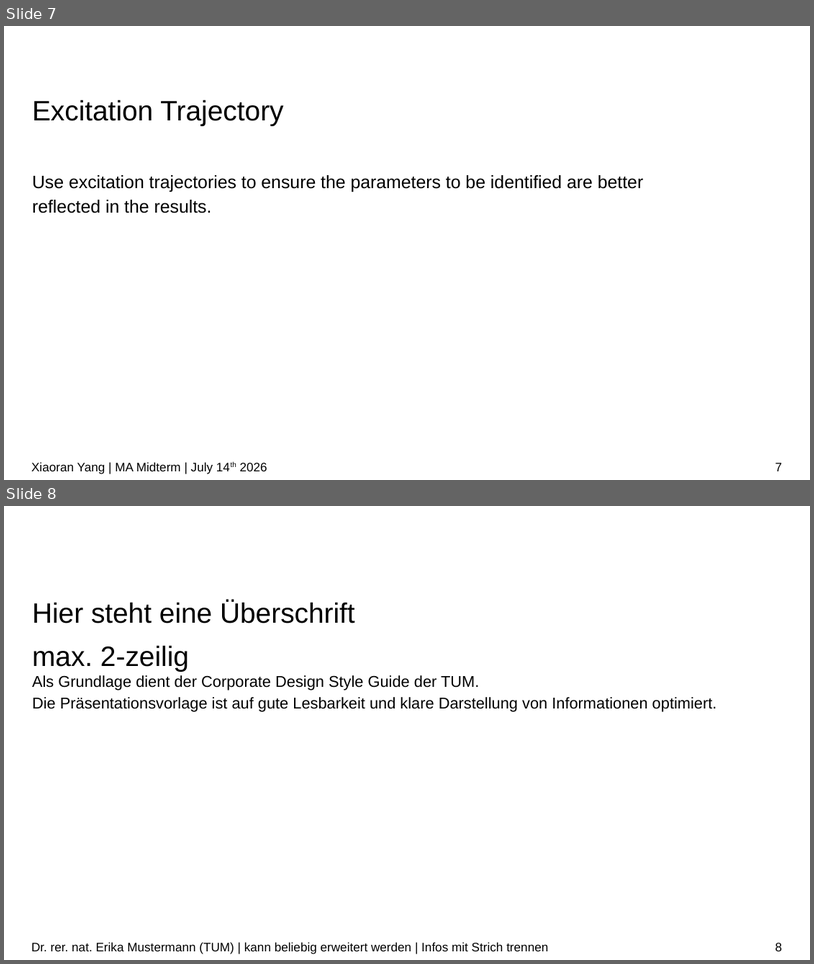
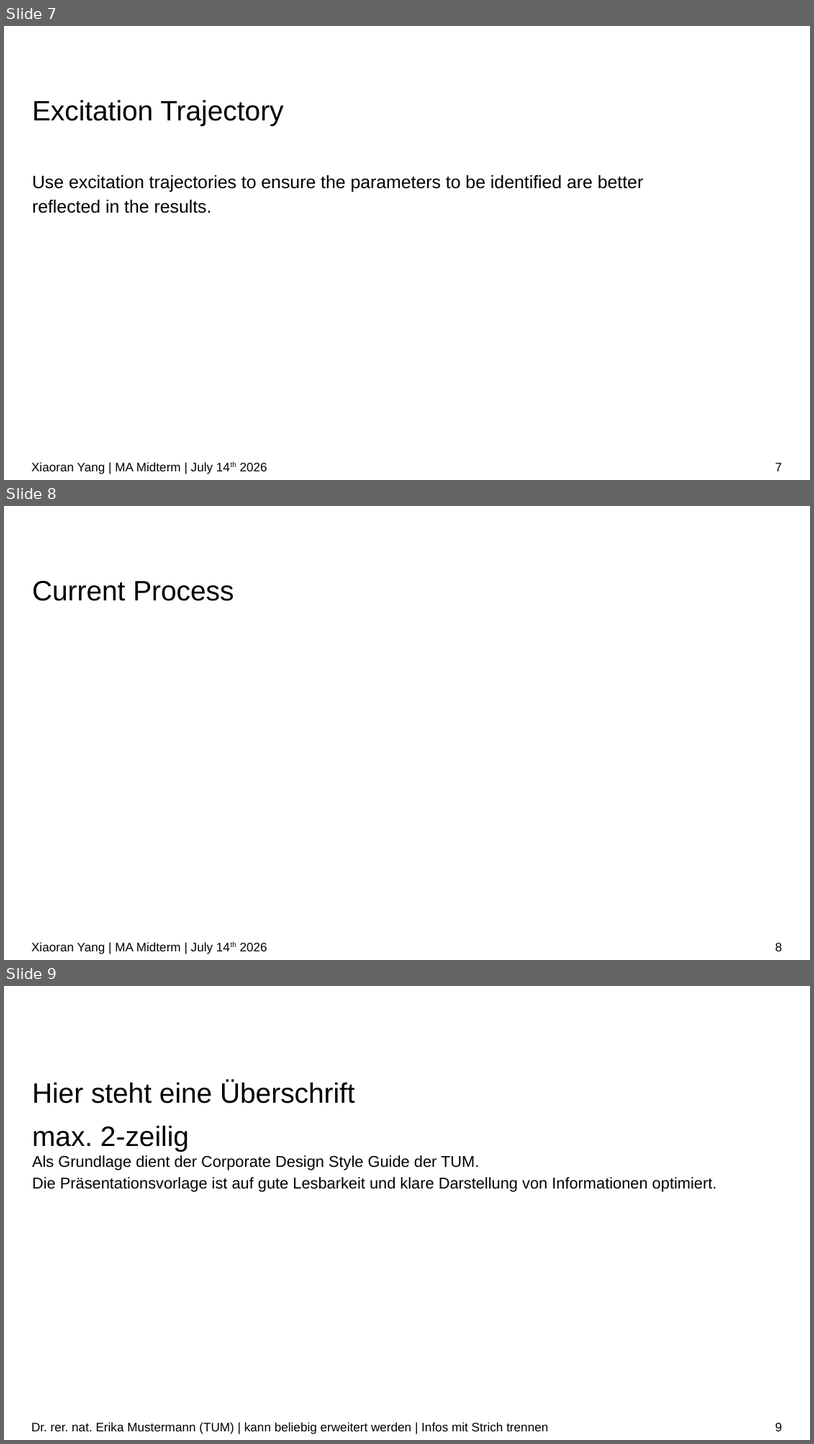
Before and after one commit to IDoccupled/identification, a slide deck: presentation/Midterm.odp. Shown one above the other, each under a label of ours: slides 7 and 8 before the commit, slides 7, 8 and 9 after it. The pictures are 814x964 and 814x1444 pixels, drawn with LibreOffice and Linux fonts; fonts in the diff are those of the drawing; background and template pictures are left out. Boxes give left, top, right and bottom in pixels: in the first picture for what was removed or moved away, otherwise in the second. Text is boxed around its words. In the diff, an @@ line names an element or a change of style, - is before the commit and + after.

Commit message:
slides

```diff
--- a/presentation/Midterm.odp
+++ b/presentation/Midterm.odp
@@ slide 8 added at (4,506,810,960), background #FFFFFF @@
@@ title added at (32,581,234,601), 25 pt, text #000000 @@
+Current Process
@@ text added at (31,942,268,954), 11 pt, text #000000 @@
+Xiaoran Yang | MA Midterm | July 14th 2026
@@ page number added at (776,942,783,951), 11 pt, text #000000 @@
+8
@@ what was slide 8 is now slide 9 @@
@@ page number at (776,1422,783,1431): text changed @@
-8
+9
```
